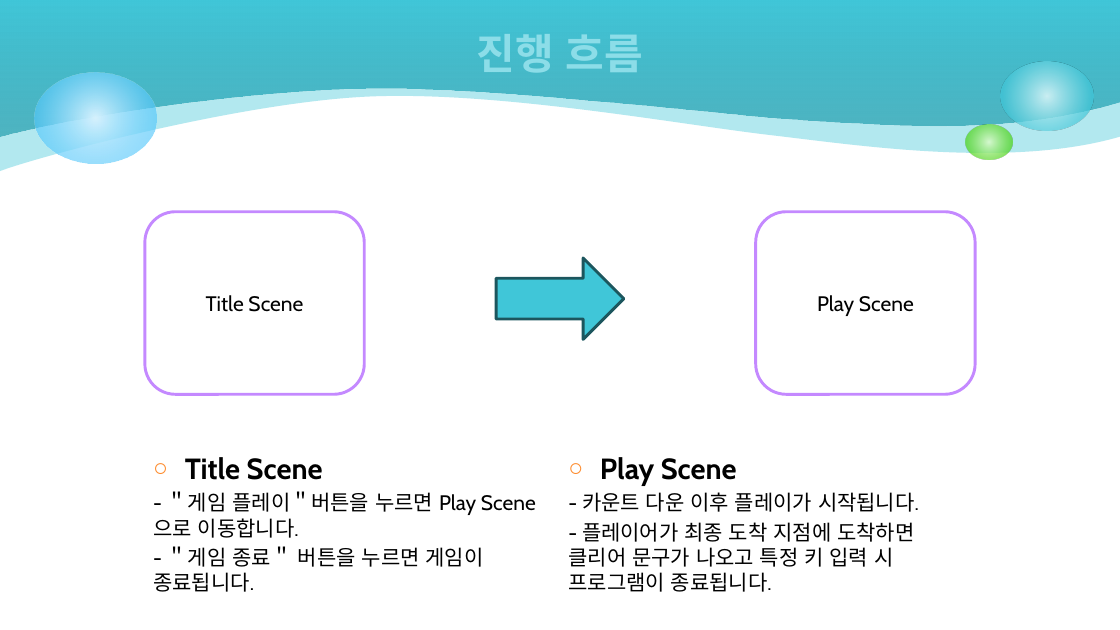
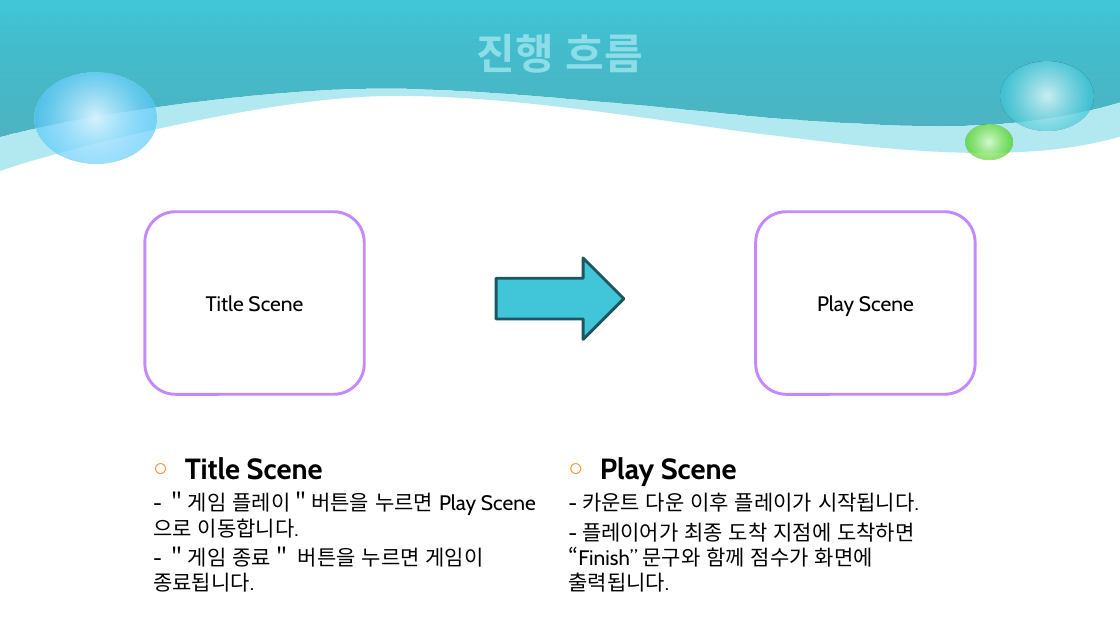
Before and after one commit to kkanghyun/2DGP_Project, a slide deck: slide 3 of 2D 게임프로그래밍 1차 발표.pptx. Drawn at 1120x630 pixels with LibreOffice and Linux fonts; fonts in the diff are those of the drawing. Boxes give left, top, right and bottom in pixels: in the first picture for what was removed or moved away, otherwise in the second. Text is boxed around its words. In the diff, an @@ line names an element or a change of style, - is before the commit and + after.

Commit message:
1차 발표 - 최종

```diff
--- a/2D 게임프로그래밍 1차 발표.pptx
+++ b/2D 게임프로그래밍 1차 발표.pptx
@@ text at box(568, 522, 914, 592): text changed @@
-- 플레이어가 최종 도착 지점에 도착하면 클리어 문구가 나오고 특정 키 입력 시 프로그램이 종료됩니다.
+- 플레이어가 최종 도착 지점에 도착하면 “Finish” 문구와 함께 점수가 화면에 출력됩니다.
```
Also in this commit, not shown: 6 other slides changed, 1 other file.
